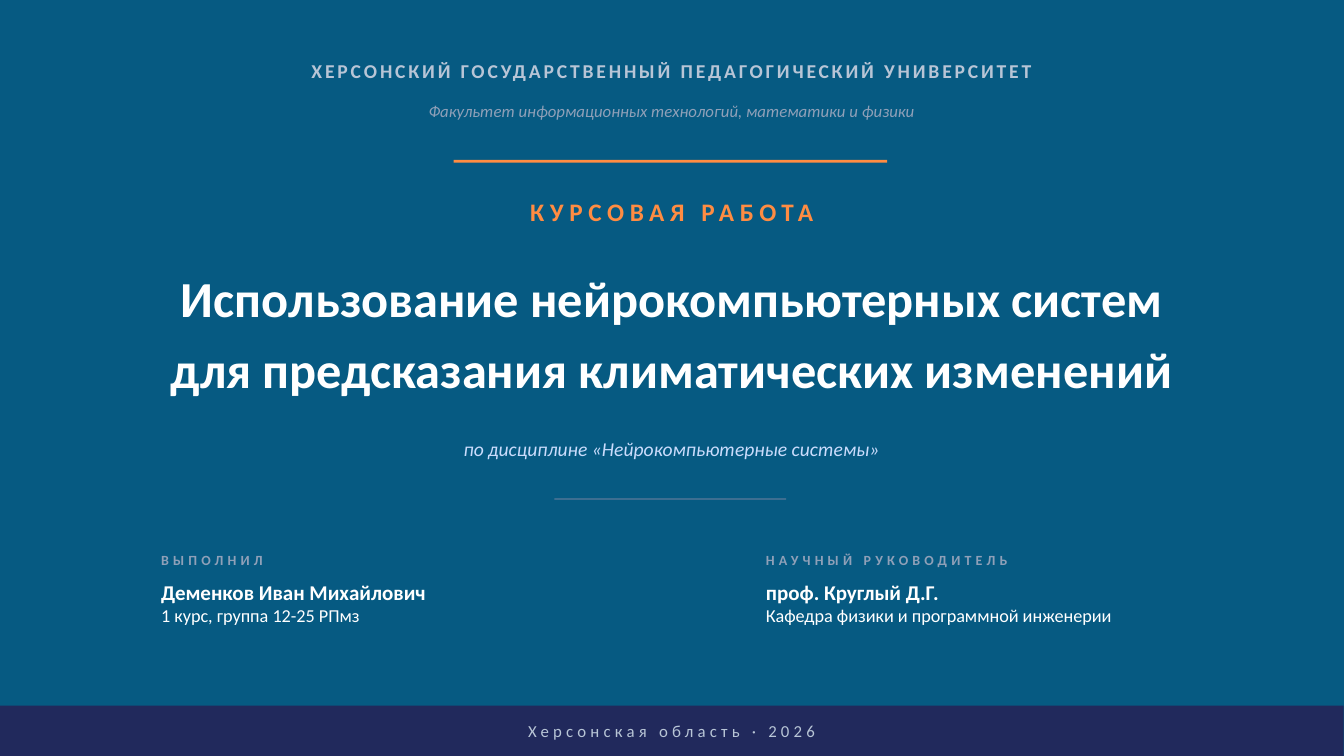
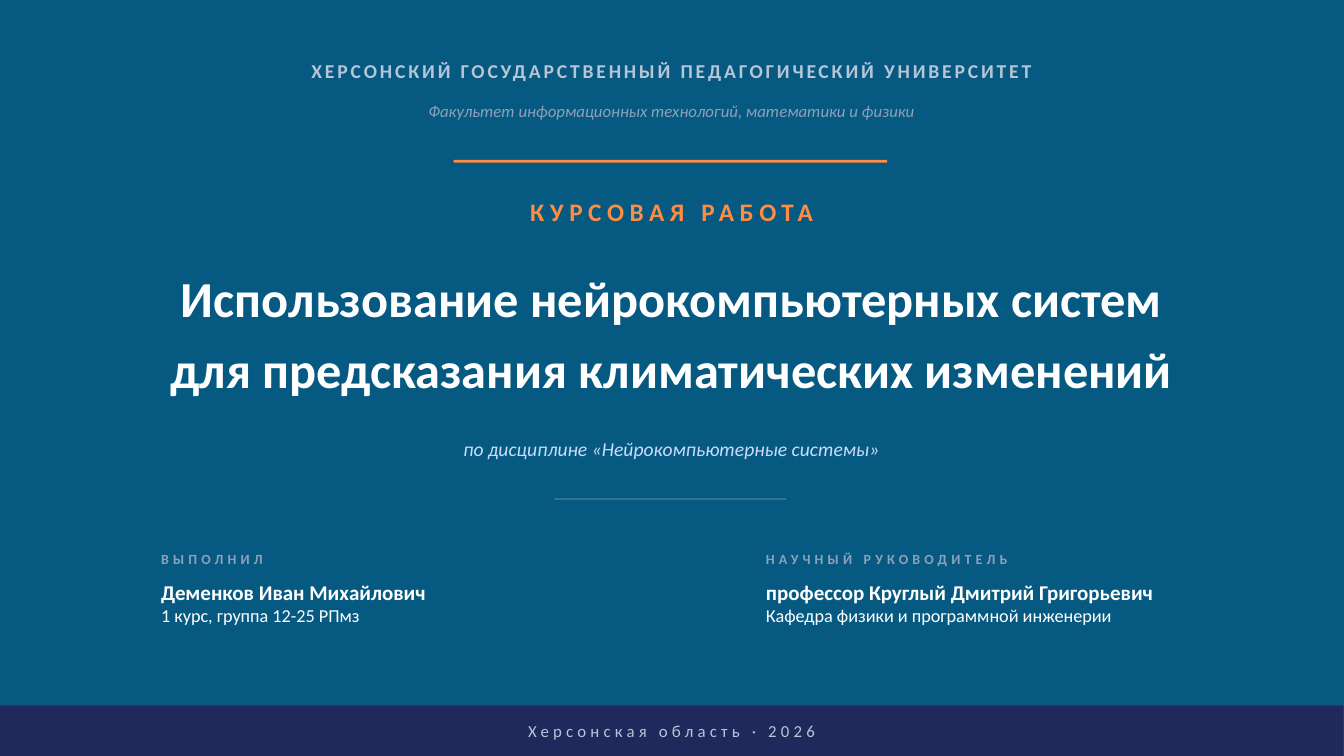
Before and after one commit to demenkov/edu, a slide deck: slide 1 of 2_semester/kursovaya/result/6_presentaciya.pptx. Drawn at 1344x756 pixels with LibreOffice and Linux fonts; fonts in the diff are those of the drawing. Boxes give left, top, right and bottom in pixels: in the first picture for what was removed or moved away, otherwise in the second. Text is boxed around its words. In the diff, an @@ line names an element or a change of style, - is before the commit and + after.

```diff
--- a/2_semester/kursovaya/result/6_presentaciya.pptx
+++ b/2_semester/kursovaya/result/6_presentaciya.pptx
@@ text at <box>766,585,1153,604</box>: text changed @@
-проф. Круглый Д.Г.
+профессор Круглый Дмитрий Григорьевич
```
Also in this commit, not shown: 1 other slide changed, 6 other files.
